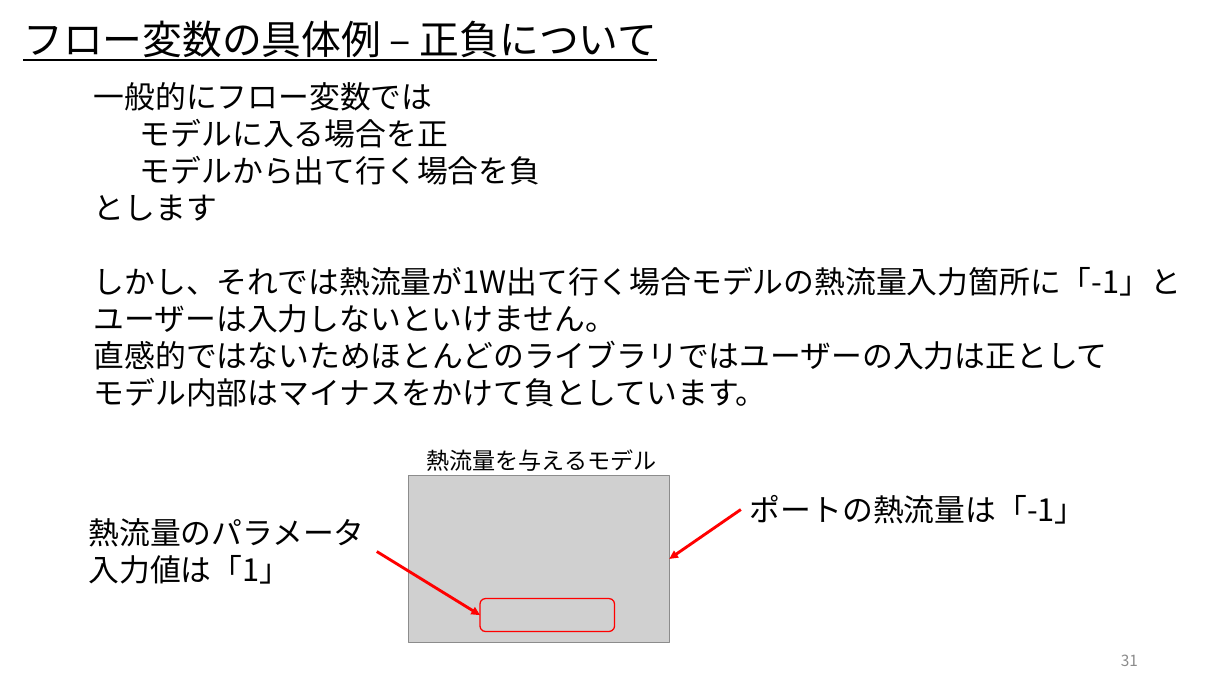
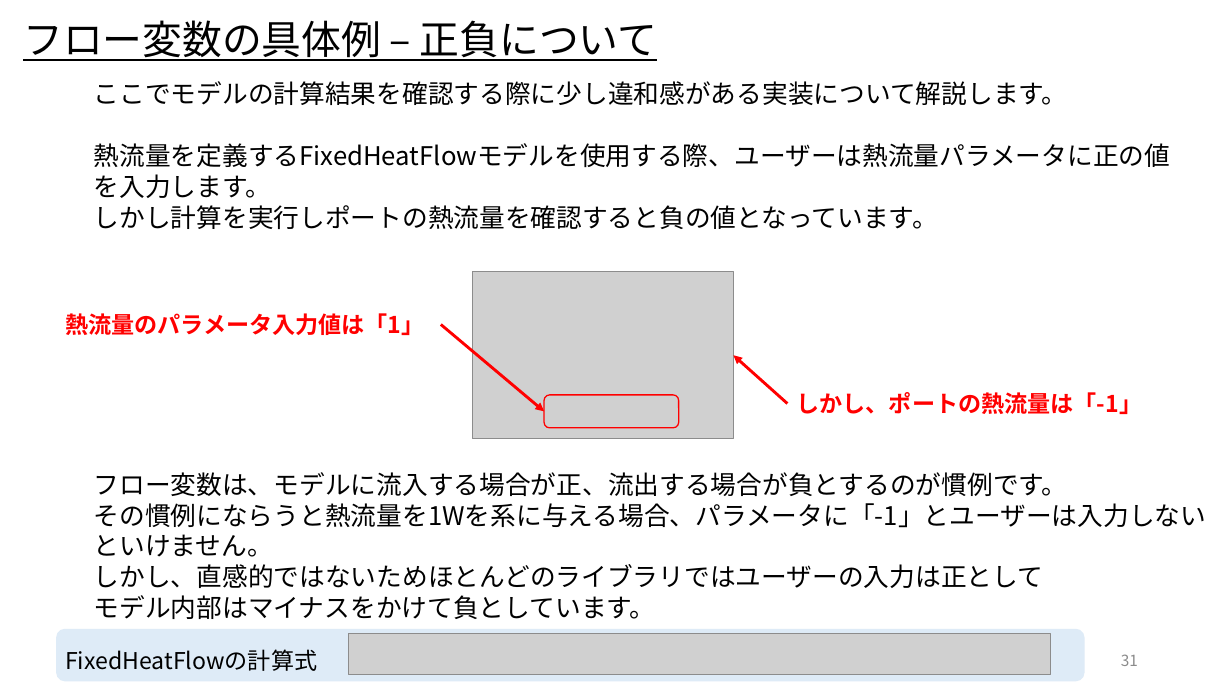
Before and after one commit to UedaShigenori/OpenModelica_Tutorials_Ja, a slide deck: slide 31 of Dev/7_PhysicsDomainModel/OpenModelica_Tutorials_7_PlantModel.pptx. Drawn at 1232x693 pixels with LibreOffice and Linux fonts; fonts in the diff are those of the drawing; grey boxes stand for pictures. Boxes give left, top, right and bottom in pixels: in the first picture for what was removed or moved away, otherwise in the second. Text is boxed around its words. In the diff, an @@ line names an element or a change of style, - is before the commit and + after.

```diff
--- a/Dev/7_PhysicsDomainModel/OpenModelica_Tutorials_7_PlantModel.pptx
+++ b/Dev/7_PhysicsDomainModel/OpenModelica_Tutorials_7_PlantModel.pptx
@@ text at (x1=94, y1=81, x2=1171, y2=229): text changed; size 24 to 20 pt @@
-一般的にフロー変数では
-  モデルに入る場合を正
-  モデルから出て行く場合を負
-とします
-しかし、それでは熱流量が1W出て行く場合モデルの熱流量入力箇所に「-1」とユーザーは入力しないといけません。
-直感的ではないためほとんどのライブラリではユーザーの入力は正として
-モデル内部はマイナスをかけて負としています。
+ここでモデルの計算結果を確認する際に少し違和感がある実装について解説します。
+熱流量を定義するFixedHeatFlowモデルを使用する際、ユーザーは熱流量パラメータに正の値を入力します。
+しかし計算を実行しポートの熱流量を確認すると負の値となっています。
@@ picture moved from (x1=409, y1=476, x2=670, y2=642) to (x1=472, y1=272, x2=734, y2=438) @@
@@ text "熱流量のパラメータ入力値は「1」" moved from (x1=88, y1=518, x2=364, y2=584) to (x1=65, y1=313, x2=424, y2=335) @@
@@ text "熱流量のパラメータ入力値は「1」" at (x1=65, y1=313, x2=424, y2=335): size 24 to 18 pt, text colour #000000 to #FF0000, bold on @@
@@ arrow moved from (377, 552) - (480, 616) to (441, 324) - (544, 411) @@
@@ arrow moved from (741, 509) - (669, 559) to (787, 404) - (734, 355) @@
@@ rounded rectangle moved from (x1=480, y1=599, x2=615, y2=632) to (x1=544, y1=395, x2=679, y2=428) @@
@@ text at (x1=797, y1=392, x2=1143, y2=414): text changed; size 24 to 18 pt; text colour #000000 to #FF0000; bold on @@
-ポートの熱流量は「-1」
+しかし、ポートの熱流量は「-1」
@@ text removed at (x1=426, y1=449, x2=656, y2=471) @@
-熱流量を与えるモデル
@@ text added at (x1=94, y1=472, x2=1206, y2=619), 20 pt, text #000000 @@
+フロー変数は、モデルに流入する場合が正、流出する場合が負とするのが慣例です。
+その慣例にならうと熱流量を1Wを系に与える場合、パラメータに「-1」とユーザーは入力しないといけません。
+しかし、直感的ではないためほとんどのライブラリではユーザーの入力は正として
+モデル内部はマイナスをかけて負としています。
@@ rounded rectangle added at (x1=56, y1=629, x2=1085, y2=682), fill #DEEBF7 @@
@@ text added at (x1=65, y1=649, x2=317, y2=671), 18 pt, text #000000 @@
+FixedHeatFlowの計算式
@@ picture added at (x1=348, y1=634, x2=1051, y2=675) @@
```
Also in this commit, not shown: 11 other slides changed, 3 slides added, 49 slides removed, 6 other files.
